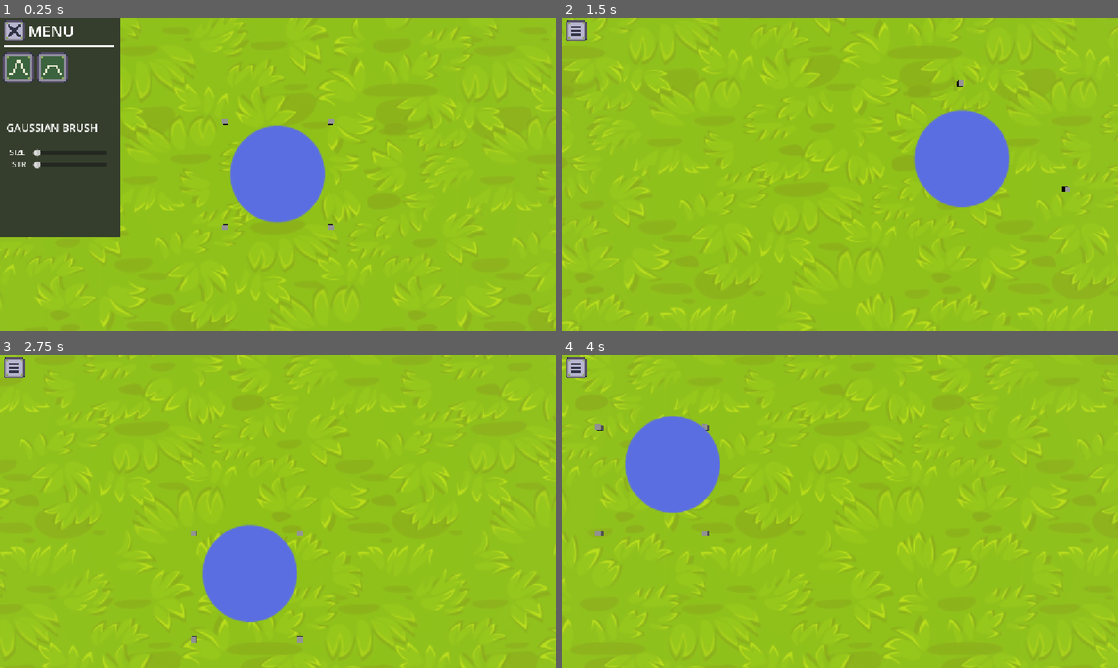
Above: before the commit, frames 1-4 (two rows, left to right).
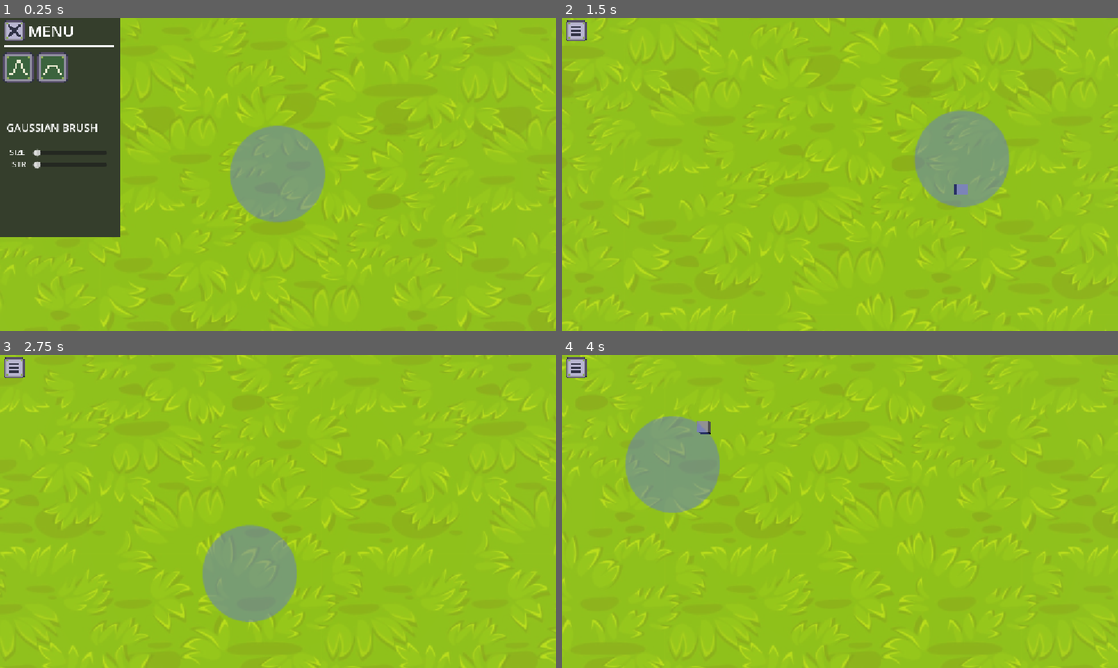
Above: after the commit, the same moments.

Repository: peridotpath/frog-game
Game: Godot game, scene res://map_editor.tscn
Two runs of this game, one before a commit and one after it. Both use one fixed random seed, a clock stepped at 60 frames per second and the inputs below.
Inputs (mouse positions are in pixels of both pictures, inside the frame that each line leads up to):
- Up to frame 1 (0.25 s): no input
- Up to frame 2 (1.5 s): click (578, 30) at 0.5 s; tap Enter at 1.25 s; move the mouse to (962, 158) at 1.27 s; hold D from 1.28 s (still down); hold Q from 1.28 s (still down); click (962, 158) at 1.42 s
- Up to frame 3 (2.75 s): release D at 2 s; release Q at 2 s; drag from (166, 527) to (250, 574) at 2.02 s
- Up to frame 4 (4 s): tap Space at 2.75 s; move the mouse to (895, 442) at 2.77 s; hold D 2.78-3.5 s; hold Shift 2.78-3.5 s; drag from (812, 574) to (673, 464) at 3.52 s

The runs differ from the first frame. In frame 1, 4.3% of the frame differs, in the area x 39-61%, y 32-68%; in frame 2, 4.3%; in frame 3, 4.3%; in frame 4, 4.3%, in the area x 5-29%, y 19-58%.

Commit message:
fixed weird decal size bug

Diff:
--- a/free_look_camera.gd
+++ b/free_look_camera.gd
@@ -9,6 +9,8 @@
 @export var min_speed : float = 0.2
 
 @onready var _velocity = default_velocity
+
+@export var TerrainCursor : DecalCompatibility
 
 @export var brush_strength : int = 50
 @export var terrain: MeshInstance3D
@@ -60,7 +62,7 @@
 	var query = PhysicsRayQueryParameters3D.create(ray_start, ray_end)
 	var result = space_state.intersect_ray(query)
 	if result:
-		$TerrainCursor.global_position = result.position
+		TerrainCursor.global_position = result.position
 
 	last_tick += 1
 	if (last_tick > 5):
@@ -78,15 +80,19 @@
 
 	var arrays = terrain.mesh.surface_get_arrays(0)
 	var verts = arrays[Mesh.ARRAY_VERTEX]
-
+	print(TerrainCursor.size[0])
 	for v in range(mdt.get_vertex_count()):
-		if (is_point_in_sphere(verts[v] * terrain_loc, $TerrainCursor.global_position, $TerrainCursor.size[0])):
-			var vertex = mdt.get_vertex(v)
+		var vertex:  = mdt.get_vertex(v)
+		if (is_point_in_sphere(vertex * terrain_loc, TerrainCursor.global_position, TerrainCursor.size[0]/2)):
+			print("v*t")
+			print(vertex * terrain_loc)
+			print("global_position")
+			print(global_position)
 			# 1. Create the MeshInstance3D node
 			var mesh_instance = MeshInstance3D.new()
 			# 2. Create the specific mesh shape (e.g., BoxMesh)
 			var box_mesh = BoxMesh.new()
-			box_mesh.size = Vector3(0.1, 0.1, 0.1) # Size 1x1x1
+			box_mesh.size = Vector3(0.2, 0.2, 0.2) # Size 1x1x1
 			# 3. Assign the mesh to the instance
 			mesh_instance.mesh = box_mesh
 			# 4. Position the mesh in the world
--- a/map_editor.tscn
+++ b/map_editor.tscn
@@ -29,7 +29,7 @@
 render_priority = 0
 shader = ExtResource("5_bnmdf")
 shader_parameter/albedo = ExtResource("6_e2fnq")
-shader_parameter/modulate = Color(1, 1, 1, 1)
+shader_parameter/modulate = Color(1, 1, 1, 0.44313726)
 shader_parameter/albedo_mix = 1.0
 shader_parameter/scale_mod = Vector3(0.5, 0.5, 0.5)
 shader_parameter/cube_half_size = Vector3(1, 1, 1)
@@ -54,31 +54,34 @@
 [node name="MapEditor" type="Node3D" unique_id=205229475 node_paths=PackedStringArray("UIPanel", "Brush")]
 script = ExtResource("1_6ykog")
 UIPanel = NodePath("UILayer/ColorRect")
-Brush = NodePath("Camera3d/TerrainCursor")
+Brush = NodePath("Terrain/TerrainCursor")
 
 [node name="VertexCubes" type="Node3D" parent="." unique_id=368670937]
 
 [node name="GameLight" type="DirectionalLight3D" parent="." unique_id=909131117]
 transform = Transform3D(0.81534797, -0.50983167, 0.27437094, -0.2581235, 0.104092255, 0.96048796, -0.51824707, -0.8539535, -0.046728127, 0, 10.208865, 0)
+
+[node name="Camera3d" type="Camera3D" parent="." unique_id=799265956 node_paths=PackedStringArray("TerrainCursor", "terrain", "vertex_cubes")]
+transform = Transform3D(1, 0, 0, 0, -4.371139e-08, 1, 0, -1, -4.371139e-08, 0, 3.8081121, 0)
+script = ExtResource("5_e2fnq")
+TerrainCursor = NodePath("../Terrain/TerrainCursor")
+terrain = NodePath("../Terrain")
+vertex_cubes = NodePath("../VertexCubes")
 
 [node name="Terrain" type="MeshInstance3D" parent="." unique_id=392707373]
 material_override = SubResource("ShaderMaterial_bh6pa")
 script = ExtResource("1_vga7x")
 
-[node name="Camera3d" type="Camera3D" parent="." unique_id=799265956 node_paths=PackedStringArray("terrain", "vertex_cubes")]
-transform = Transform3D(0.99999994, 0, 0, 0, -4.371139e-08, 1, 0, -1, -4.371139e-08, 0, 3.8081121, 0)
-script = ExtResource("5_e2fnq")
-terrain = NodePath("../Terrain")
-vertex_cubes = NodePath("../VertexCubes")
-
-[node name="TerrainCursor" type="MeshInstance3D" parent="Camera3d" unique_id=1608092171]
-transform = Transform3D(1, 0, 0, 0, 0.20247962, -0.9792865, 0, 0.9792865, 0.20247962, 0, -0.74996614, -3.6271887)
+[node name="TerrainCursor" type="MeshInstance3D" parent="Terrain" unique_id=1608092171]
+transform = Transform3D(1, 0, 0, 0, 0.9792865, 0.20247966, 0, -0.20247966, 0.9792865, 0, 1.084393, 0.7499663)
 cast_shadow = 0
 gi_lightmap_scale = 0
 mesh = SubResource("BoxMesh_e65o5")
 Skeleton = null
 script = ExtResource("9_86fvb")
 texture = ExtResource("6_e2fnq")
+modulate = Color(1, 1, 1, 0.44313726)
+enable_fade = false
 metadata/_custom_type_script = "uid://feckn7f3pmud"
 
 [node name="UILayer" type="CanvasLayer" parent="." unique_id=1606261951]
--- a/terrain_cursor.gd
+++ /dev/null
@@ -1,44 +0,0 @@
-@tool
-
-extends DecalCompatibility
-
-@export var strength : int = 50
-@export var terrain: MeshInstance3D
-@export var cubes: Node3D
-var last_tick: int
-
-func _process(delta) -> void:
-	last_tick += 1
-	if (last_tick > 5):
-		last_tick = 0
-		_process_vertex_cubes()
-
-func _process_vertex_cubes():
-	for n in cubes.get_children():
-		cubes.remove_child(n)
-		n.queue_free()
-
-	var mdt = MeshDataTool.new()
-	mdt.create_from_surface(terrain.mesh, 0)
-	var terrain_loc = terrain.global_transform
-
-	var arrays = terrain.mesh.surface_get_arrays(0)
-	var verts = arrays[Mesh.ARRAY_VERTEX]
-
-	for v in range(mdt.get_vertex_count()):
-		if (is_point_in_sphere(verts[v] * terrain_loc, global_position,size[0])):
-			var vertex = mdt.get_vertex(v)
-			# 1. Create the MeshInstance3D node
-			var mesh_instance = MeshInstance3D.new()
-			# 2. Create the specific mesh shape (e.g., BoxMesh)
-			var box_mesh = BoxMesh.new()
-			box_mesh.size = Vector3(0.1, 0.1, 0.1) # Size 1x1x1
-			# 3. Assign the mesh to the instance
-			mesh_instance.mesh = box_mesh
-			# 4. Position the mesh in the world
-			mesh_instance.global_position = Vector3(vertex)
-			# 5. Add to the active scene tree (e.g., to the root or current node)
-			cubes.add_child(mesh_instance)
-
-func is_point_in_sphere(point: Vector3, sphere_center: Vector3, radius: float) -> bool:
-	return sphere_center.distance_to(point) < radius
Not shown, removed: terrain_cursor.gd.uid
